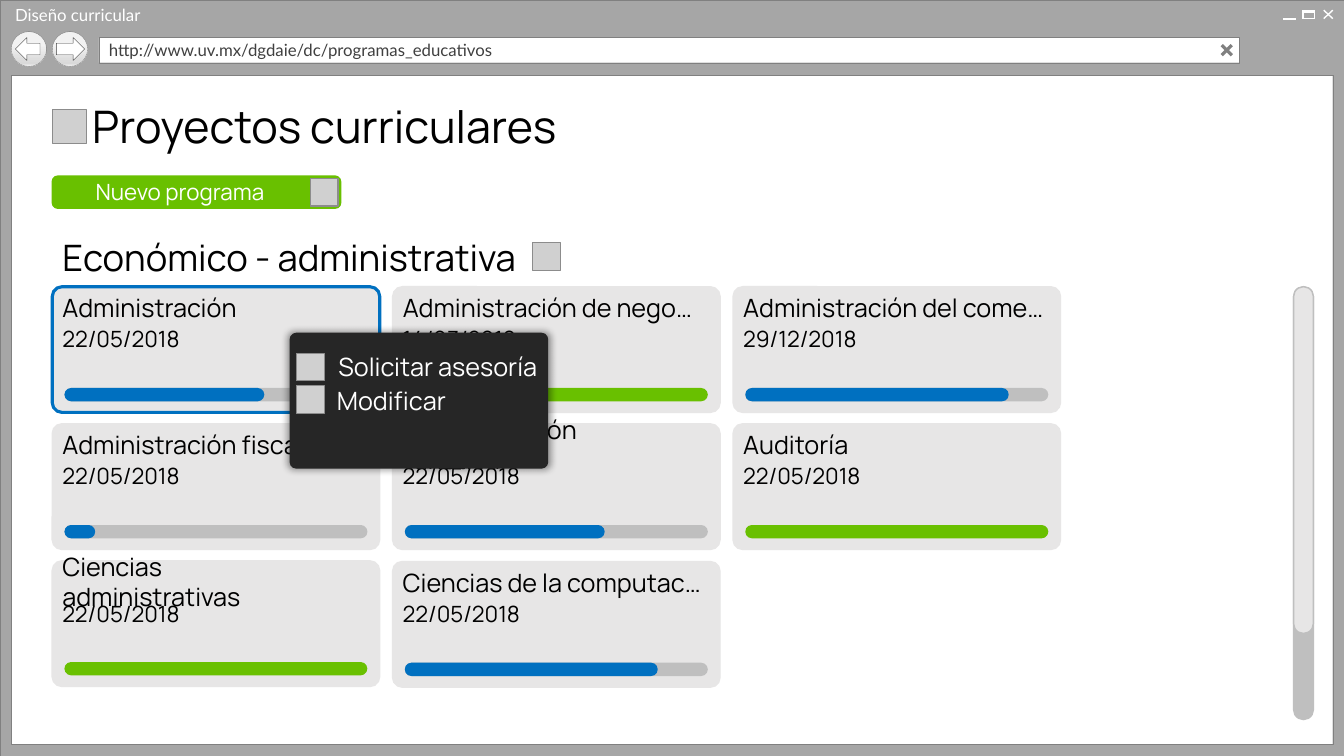
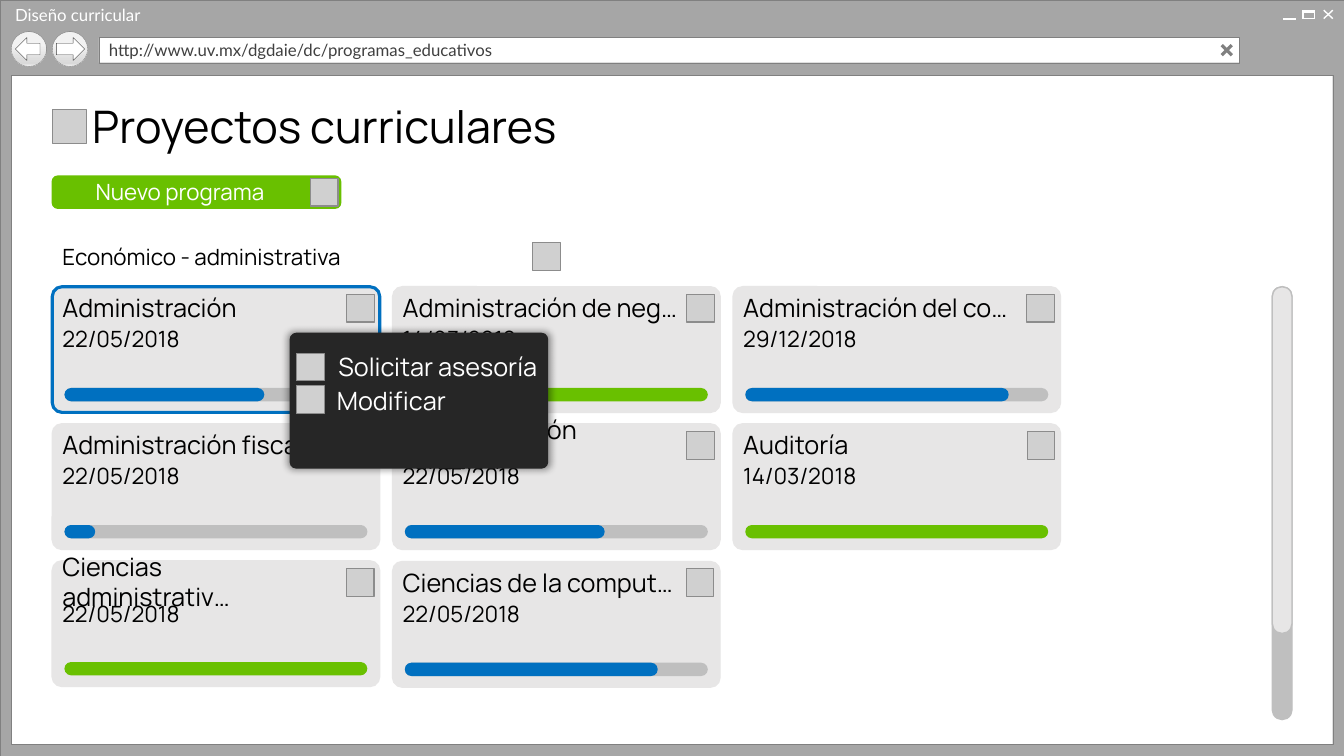
Before and after one commit to Senzho/DISENO_CURRICULAR_SS_05_2019, a slide deck: slide 3 of Diseño/Prototipos V2.pptx (slide 2 before the commit). Drawn at 1344x756 pixels with LibreOffice and Linux fonts; fonts in the diff are those of the drawing; grey boxes stand for pictures; background and template pictures are left out. Boxes give left, top, right and bottom in pixels: in the first picture for what was removed or moved away, otherwise in the second. Text is boxed around its words. In the diff, an @@ line names an element or a change of style, - is before the commit and + after.

```diff
--- a/Diseño/Prototipos V2.pptx
+++ b/Diseño/Prototipos V2.pptx
@@ text "Económico - administrativa" at (x1=62, y1=247, x2=340, y2=266): size 26 to 16 pt @@
@@ picture added at (x1=347, y1=294, x2=375, y2=323) @@
@@ text at (x1=403, y1=297, x2=677, y2=324): text changed @@
-Administración de nego…
+Administración de neg…
@@ picture added at (x1=687, y1=294, x2=715, y2=323) @@
@@ text at (x1=743, y1=297, x2=1007, y2=318): text changed @@
-Administración del come…
+Administración del co…
@@ picture added at (x1=1026, y1=294, x2=1055, y2=323) @@
@@ rounded rectangle moved from (x1=1294, y1=286, x2=1314, y2=719) to (x1=1272, y1=286, x2=1293, y2=719) @@
@@ rounded rectangle moved from (x1=1294, y1=286, x2=1314, y2=633) to (x1=1272, y1=286, x2=1293, y2=633) @@
@@ picture added at (x1=687, y1=432, x2=715, y2=460) @@
@@ picture added at (x1=1027, y1=432, x2=1056, y2=460) @@
@@ text at (x1=743, y1=467, x2=856, y2=485): text changed @@
-22/05/2018
+14/03/2018
@@ text at (x1=62, y1=557, x2=230, y2=613): text changed @@
-Ciencias administrativas
+Ciencias administrativ…
@@ picture added at (x1=347, y1=569, x2=375, y2=597) @@
@@ picture added at (x1=687, y1=569, x2=715, y2=597) @@
@@ text at (x1=403, y1=573, x2=673, y2=598): text changed @@
-Ciencias de la computac…
+Ciencias de la comput…
```
Also in this commit, not shown: 1 other slide changed, 10 slides added.
